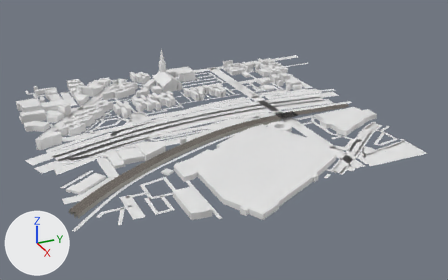
The glTF model app/public/world/tiles/-6_-5.glb as it was, and as the next commit left it.
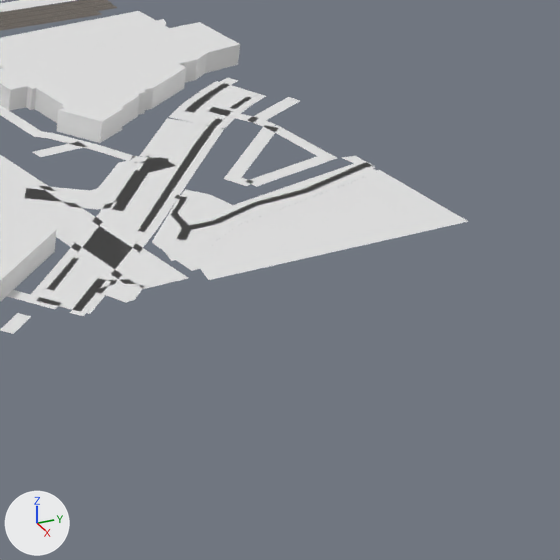
The first picture shows the older version from a camera (50 mm lens) standing at (-1884.0, 1901.0, 389.0) and looking at (-2700.0, 2268.0, -19.0). The close-ups show the older and then the newer version on the part from 72% to 100% of the width and 37% to 82% of the height of that picture. Only the edits that show in the close-ups are written down. The axes (+X, +Y, +Z) are drawn at lower left. The lights are the same throughout. Where no turn or scale is listed for an object, it has been applied to the vertices. Vertices at exactly the same position are counted once.

The scene before the commit, as lines of its bpy script (objects in view):
```python
me_buildings = bpy.data.meshes.new('buildings')
me_buildings.from_pydata(...)  # 2001 vertices, 2881 faces; spans x -283.0..283.0, y -265.0..265.0, z -33.0..33.0
me_ground = bpy.data.meshes.new('ground')
me_ground.from_pydata(...)  # 2071 vertices, 1643 faces; spans x -275.0..275.0, y -302.0..302.0, z 0.0
me_water = bpy.data.meshes.new('water')
me_water.from_pydata(...)  # 11 vertices, 9 faces; spans x -21.8..21.8, y -50.4..50.4, z 0.0
ob_buildings = bpy.data.objects.new('buildings', me_buildings)
ob_buildings.location = (-2719.6, 2247.8, 33.3)
ob_ground = bpy.data.objects.new('ground', me_ground)
ob_ground.location = (-2734.8, 2269.9, 0.1)
ob_water = bpy.data.objects.new('water', me_water)
ob_water.location = (-2521.8, 2449.6, 0.0)
# also in view: 'transit' at (-2621.0, 2250.0, 3.0)
```
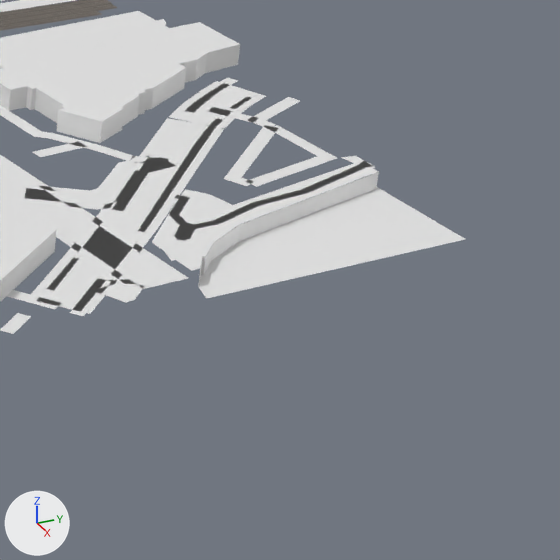
Where the newer file only moved an object's origin or applied its transform, the numbers keep the older frame.

Changed parts and their boxes [x1, y1, x2, y2] in the close-ups (560 x 560 px; the box of a moved part takes in the faces that stretch with it):
'water', moved: before [200, 170, 469, 280]; after [198, 187, 465, 298]
part 1 of me_ground, added: after [198, 172, 379, 286]
part 2 of me_ground, moved or reshaped: [152, 189, 232, 250] in both

What changed in the scene script:
```text
Change me_ground:
    used by ob_ground; location = (-2734.8, 2269.9, 0.1)
    remove me_ground.from_pydata(...)  # 2071 vertices, 1643 faces; spans x -275.0..275.0, y -302.0..302.0, z 0.0
    add me_ground.from_pydata(...)  # 2087 vertices, 1659 faces; spans x -275.0..275.0, y -302.0..302.0, z -7.0..0.0
    me_ground part 1: a new loose piece of 18 vertices spanning x 192.0..227.0, y 132.0..229.0, z -7.0..0.0
    me_ground part 2
    2 vertices are removed from x 181.0..183.0, y 155.0..157.0, z 0.0
    7 faces are deleted
    7 new faces join them
Change ob_water:
    ob_water.location: (-2521.8, 2449.6, 0.0) -> (-2521.8, 2449.6, -6.3)
```
